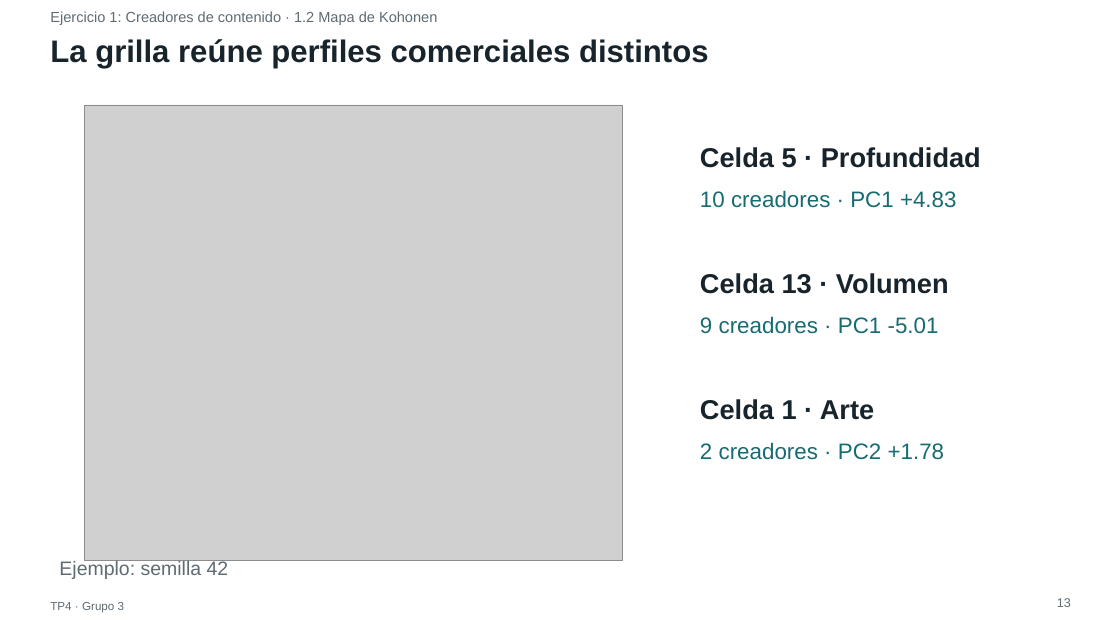
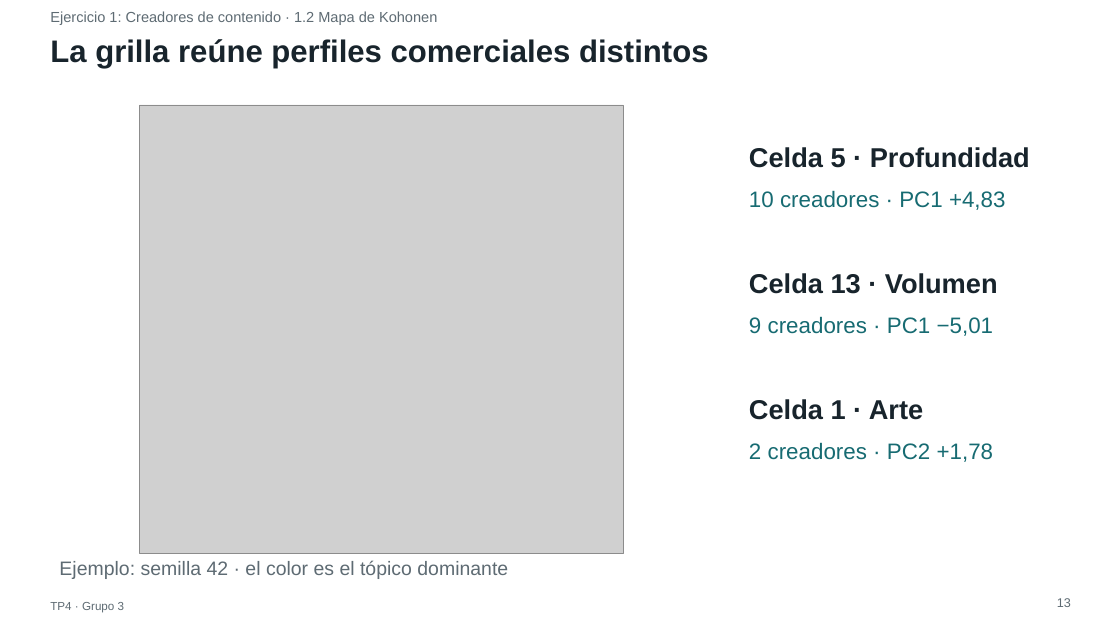
Before and after one commit to ldicandia/SIA-G3, a slide deck: slide 13 of TP4/docs/presentacion/TP4-presentacion.pptx. Drawn at 1120x630 pixels with LibreOffice and Linux fonts; fonts in the diff are those of the drawing; grey boxes stand for pictures. Boxes give left, top, right and bottom in pixels: in the first picture for what was removed or moved away, otherwise in the second. Text is boxed around its words. In the diff, an @@ line names an element or a change of style, - is before the commit and + after.

Commit message:
docs(261025-r6p): biplot por tópico, variables quitadas, por qué 4x4, nombres en el mapa, U y SOM contra PCA
- check_deck.py: controles estructurales del PPTX y recomputo de la matriz U
- diapositivas 3, 4, 7, 11, 13, 14 corregidas y nueva diapositiva 15 (SOM contra PCA)
- build_deck.py registra Arial de Windows cuando WSL no la trae

```diff
--- a/TP4/docs/presentacion/TP4-presentacion.pptx
+++ b/TP4/docs/presentacion/TP4-presentacion.pptx
@@ picture: place and size @@
-picture at <box>85,105,623,560</box>
+picture at <box>140,105,624,553</box>
@@ text "Celda 5 · Profundidad": place and size @@
-text "Celda 5 · Profundidad" at <box>700,147,981,168</box>
+text "Celda 5 · Profundidad" at <box>749,147,1030,168</box>
@@ text at <box>749,190,1006,210</box>: text changed @@
-10 creadores · PC1 +4.83
+10 creadores · PC1 +4,83
@@ text "Celda 13 · Volumen": place and size @@
-text "Celda 13 · Volumen" at <box>700,273,949,294</box>
+text "Celda 13 · Volumen" at <box>749,273,998,294</box>
@@ text at <box>749,316,994,336</box>: text changed @@
-9 creadores · PC1 -5.01
+9 creadores · PC1 −5,01
@@ text "Celda 1 · Arte": place and size @@
-text "Celda 1 · Arte" at <box>700,399,874,420</box>
+text "Celda 1 · Arte" at <box>749,399,923,420</box>
@@ text at <box>749,442,994,462</box>: text changed @@
-2 creadores · PC2 +1.78
+2 creadores · PC2 +1,78
@@ text at <box>59,560,508,579</box>: text changed @@
-Ejemplo: semilla 42
+Ejemplo: semilla 42 · el color es el tópico dominante
```
Also in this commit, not shown: 18 other slides changed, 2 slides added, 1 slide removed, 8 other files.
